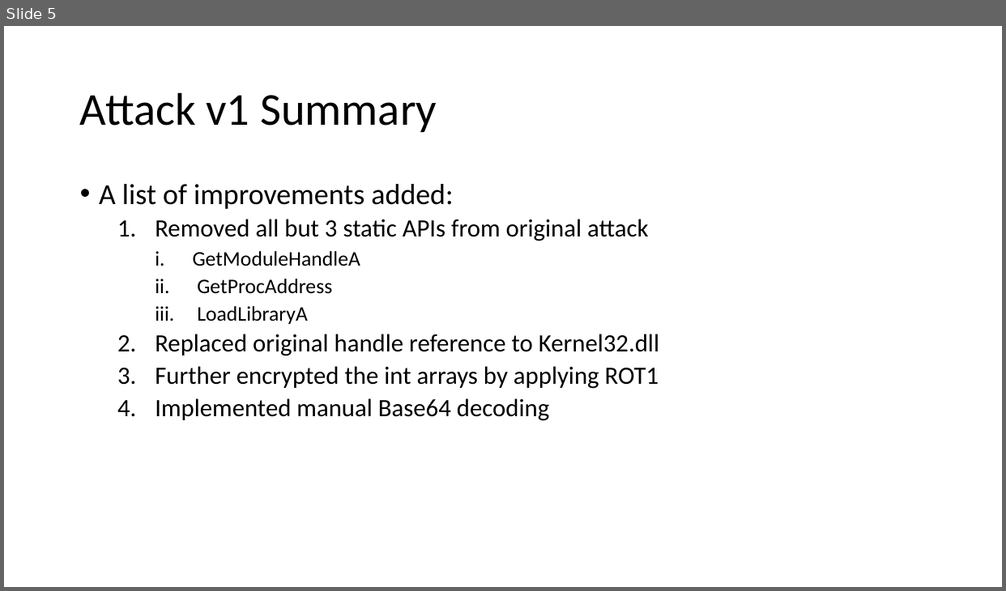
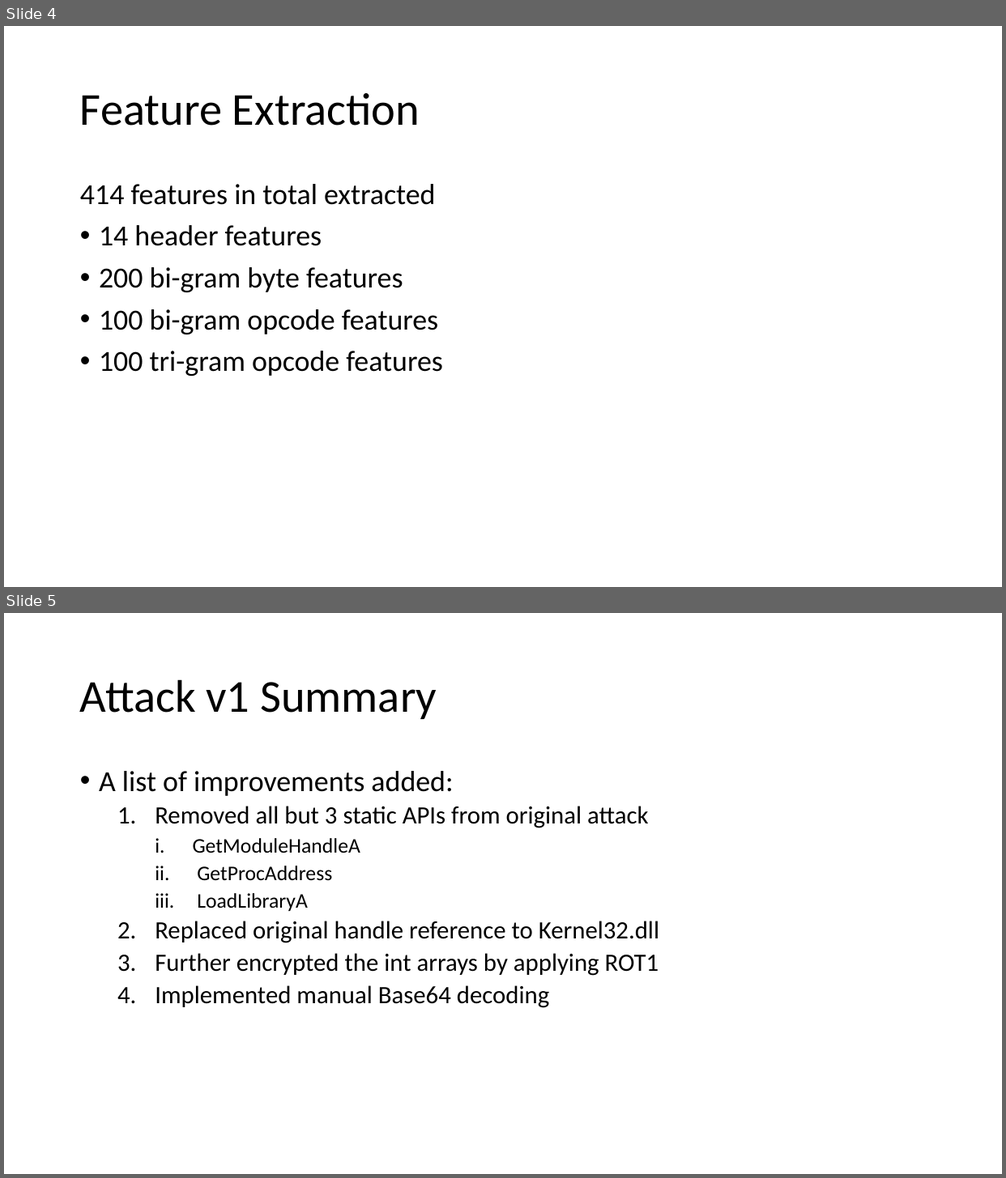
Before and after one commit to jgmuir/CSCE689_Team, a slide deck: defender/DefenderSlides.pptx. Shown one above the other, each under a label of ours: slide 5 before the commit, slides 4 and 5 after it. The pictures are 1006x591 and 1006x1178 pixels, drawn with LibreOffice and Linux fonts; fonts in the diff are those of the drawing. Boxes give left, top, right and bottom in pixels: in the first picture for what was removed or moved away, otherwise in the second. Text is boxed around its words. In the diff, an @@ line names an element or a change of style, - is before the commit and + after.

```diff
--- a/defender/DefenderSlides.pptx
+++ b/defender/DefenderSlides.pptx
@@ slide 4 added at bbox=[4, 26, 1002, 587], background #FFFFFF @@
@@ title added at bbox=[80, 93, 420, 126], 44 pt, text #000000 @@
+Feature Extraction
@@ text added at bbox=[80, 184, 443, 376], 28 pt, text #000000 @@
+414 features in total extracted
+• 14 header features
+• 200 bi-gram byte features
+• 100 bi-gram opcode features
+• 100 tri-gram opcode features
```
Also in this commit, not shown: 2 slides changed, 1 other slide added, 2 slides removed, 53 other files.
